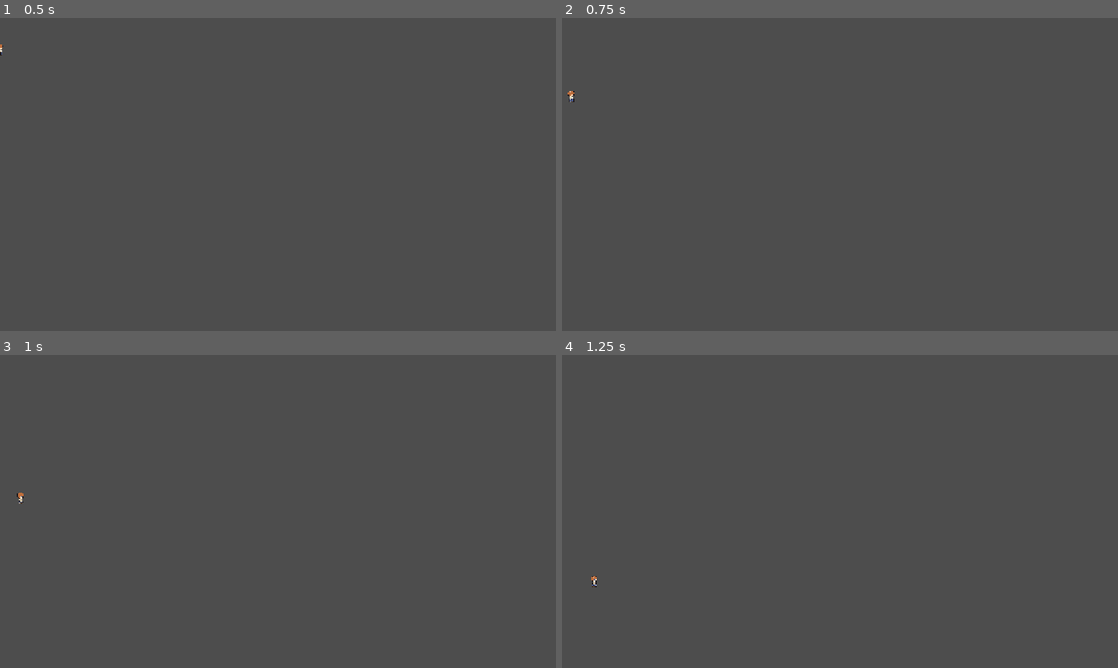
Above: before the commit, frames 1-4 (two rows, left to right).
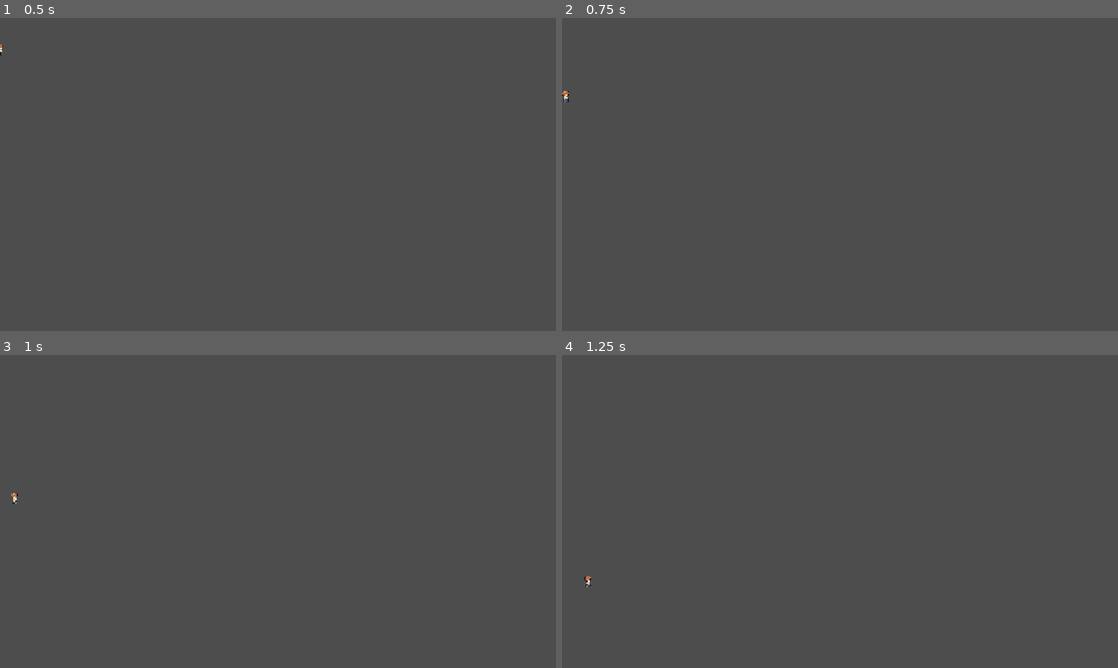
Above: after the commit, the same moments.

Repository: Nornttyy/tielaruia
Game: Godot game, scene res://scenes/player/player.tscn
Two runs of this game, one before a commit and one after it. Both use one fixed random seed, a clock stepped at 60 frames per second and the inputs below. This scene is started directly instead of the project's main scene.
Inputs (mouse positions are in pixels of both pictures, inside the frame that each line leads up to):
- Up to frame 1 (0.5 s): no input
- Up to frame 2 (0.75 s): tap Enter at 0.5 s; move the mouse to (962, 158) at 0.52 s; hold D (move_right) from 0.53 s (still down); hold Q (drop_item) from 0.53 s (still down); click (962, 158) at 0.67 s
- Up to frame 3 (1 s): keep holding D (move_right); keep holding Q (drop_item); tap Space (jump) at 0.77 s
- Up to frame 4 (1.25 s): keep holding D (move_right); keep holding Q (drop_item); tap Space (jump) at 1.07 s

Frame 1 is identical in both runs. In frame 2, less than 0.1% of the frame differs, in the area x 0-3%, y 23-27%; in frame 3, less than 0.1%; in frame 4, less than 0.1%.

Commit message:
feat(player): 移动加惯性 — 起步加速 + 松手滑行, 不再瞬启瞬停
地面跟手 (~0.16s 到顶速), 空中保留跳跃动量 (空中减速很弱)。
move_toward 朝目标速度逼近: 有输入用加速度, 松手用摩擦力。
击退/冲刺仍直接设 velocity.x, 不受影响。

Co-Authored-By: Claude Opus 4.8 (1M context) <noreply@anthropic.com>

Diff:
--- a/scripts/player/player_controller.gd
+++ b/scripts/player/player_controller.gd
@@ -11,6 +11,11 @@
 const CAVE_DEPTH_THRESHOLD := 10   # 玩家离原始地表 >10 格才算"地下" (即使顶上方块挖掉了)
 
 const SPEED := 105.0
+# 惯性 (px/s²): 不再瞬间到顶速/瞬停, 起步加速、松手滑一小段。地面更跟手, 空中更保留动量。
+const MOVE_ACCEL := 640.0          # 地面加速 (~0.16s 到顶速, 起步有点冲)
+const MOVE_FRICTION := 540.0       # 地面松手减速 (停下滑一小段)
+const MOVE_ACCEL_AIR := 380.0      # 空中加速更弱 (跳起后转向钝一点)
+const MOVE_FRICTION_AIR := 130.0   # 空中几乎不减速 (保留跳跃惯性)
 const JUMP_VELOCITY := -240.0
 const GRAVITY := 675.0
 const GLIDE_FALL_SPEED := 55.0     # 恶魔之翼滑翔时的最大下落速度 (缓降, 远低于自由落体)
@@ -402,7 +407,14 @@
 	_was_in_water = in_water
 	var on_rope: bool = _is_on_rope() and not is_on_floor()
 	var speed_mul: float = 0.5 if in_water else 1.0
-	velocity.x = dir * SPEED * speed_mul * _buff_speed_mul()
+	# 惯性: 朝目标速度加速/减速过去, 不再瞬间启停 (起步有冲劲, 松手滑一下)。
+	var target_vx: float = dir * SPEED * speed_mul * _buff_speed_mul()
+	var inertia_rate: float
+	if absf(dir) > 0.05:
+		inertia_rate = MOVE_ACCEL if is_on_floor() else MOVE_ACCEL_AIR
+	else:
+		inertia_rate = MOVE_FRICTION if is_on_floor() else MOVE_FRICTION_AIR
+	velocity.x = move_toward(velocity.x, target_vx, inertia_rate * delta)
 	sprite.modulate = Color(0.7, 0.85, 1.15) if in_water else Color.WHITE
 
 	var on_floor_now := is_on_floor()
--- /dev/null
+++ b/tests/integration/test_player_inertia.gd
@@ -0,0 +1,38 @@
+# 玩家移动惯性: 起步加速 (1 帧没到顶速) + 松手滑行 (不瞬停)。
+extends GutTest
+
+const MainScene = preload("res://scenes/main.tscn")
+const PC = preload("res://scripts/player/player_controller.gd")
+
+
+func after_each():
+	Input.action_release("move_right")   # 别把按键状态漏给别的测试
+
+
+func test_inertia_ramp_and_slide():
+	var main = MainScene.instantiate()
+	add_child_autofree(main)
+	main.boot_to_game()
+	await wait_frames(10)   # 让玩家落地站稳
+	var player: Node2D = main.get_node("World").get_player()
+
+	# 起步: 按右键 1 帧 → 已经动但还没到顶速 (有加速过程 = 惯性)
+	# headless 下按键状态不会自动保持, 要每帧重按 (照 test_slope_walk)
+	Input.action_press("move_right")
+	await wait_frames(1)
+	var v_first: float = player.velocity.x
+	assert_gt(v_first, 0.0, "按右键开始往右加速")
+	assert_lt(v_first, PC.SPEED, "1 帧还没冲到顶速 (惯性加速中)")
+
+	# 再走几帧 → 速度还在往上爬 (没瞬间到顶 = 惯性). 只走 4 帧免得撞到地形被墙挡住归零
+	for i in range(4):
+		Input.action_press("move_right")
+		await wait_frames(1)
+	assert_gt(player.velocity.x, v_first, "继续加速, 速度比第 1 帧高")
+
+	# 松手 → 减速滑行, 不瞬停
+	Input.action_release("move_right")
+	var v_before: float = player.velocity.x
+	await wait_frames(1)
+	assert_lt(player.velocity.x, v_before, "松手后开始减速")
+	assert_gt(player.velocity.x, 0.0, "松手第 1 帧还在滑 (没瞬间停, = 惯性)")
